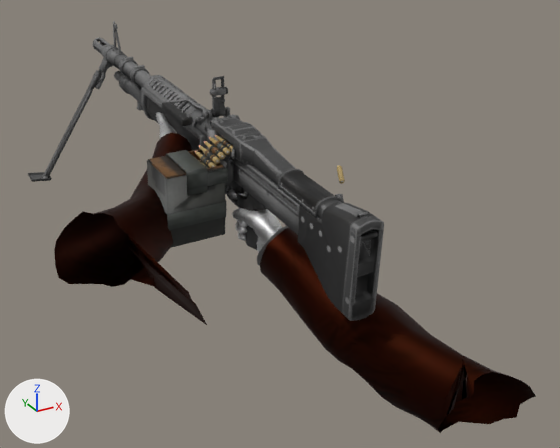
A saved change to the OBJ model GameData/Animations/LMG/Fire/frame_17.obj.
Camera for both pictures: a 50 mm camera at (-0.84, -1.46, 0.5) aimed at (0.22, 0.46, -0.46). The lights are fixed; the arrows at lower left show +X, +Y and +Z. Where no turn or scale is listed for an object, it has been applied to the vertices.
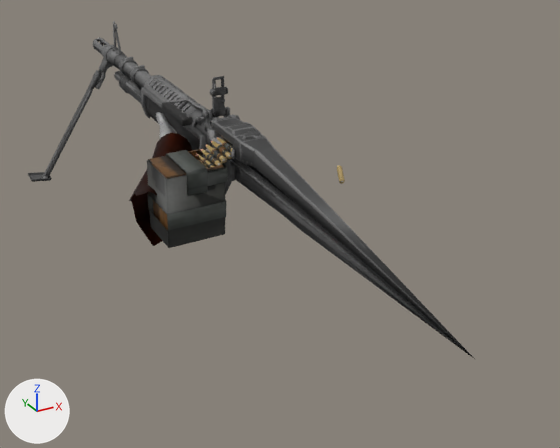
What the commit changed:
me_mesh_005 is used by ob_mesh_005; location (0.0, 0.0, 0.0).
me_mesh_005 had 10811 vertices, 20781 faces, 17 loose edges and spanned x -0.31..0.41, y -0.16..1.74, z -0.6..0.01.
me_mesh_005 now has 3878 vertices, 6644 faces, 13 loose edges and spans x -0.31..0.14, y -0.51..1.74, z -0.6..0.01.
me_mesh_005 part 1: 19 loose pieces with 1958 vertices, spanning x -0.1..0.41, y -0.15..1.61, z -0.6..-0.13, are deleted.
me_mesh_005 part 2: 202 vertices moved within x -0.1..0.12, y 0.42..1.74, z -0.33..-0.06; 5061 vertices removed from x -0.15..0.15, y -0.16..1.74, z -0.47..-0.05; 85 vertices added at x -0.05..0.11, y 0.44..1.36, z -0.26..-0.03.
me_mesh_005 part 3: 1 vertex added at x 0.12, y -0.51, z -0.36.
me_playermodelmerged_001_playermodelmerged is used by ob_playermodelmerged_001_playermodelmerged; location (0.0, 0.0, 0.0).
me_playermodelmerged_001_playermodelmerged had 1157 vertices, 2192 faces and spanned x -0.494..0.463, y -0.396..0.99, z -0.775..-0.201.
me_playermodelmerged_001_playermodelmerged now has 475 vertices, 890 faces and spans x -0.22..0.147, y 0.476..0.99, z -0.484..-0.201.
me_playermodelmerged_001_playermodelmerged part 4: the loose piece of 328 vertices spanning x 0.045..0.144, y 0.216..0.497, z -0.489..-0.332 is deleted.
me_playermodelmerged_001_playermodelmerged part 5: the loose piece of 208 vertices spanning x 0.027..0.463, y -0.396..0.297, z -0.775..-0.359 is deleted.
me_playermodelmerged_001_playermodelmerged part 6: the loose piece of 40 vertices spanning x 0.029..0.169, y 0.159..0.314, z -0.525..-0.359 is deleted.
Part 7, on me_playermodelmerged_001_playermodelmerged:
106 vertices are removed from x -0.494..-0.133, y -0.102..0.575, z -0.487..-0.246.
210 faces are deleted.

What differs and where, as boxes [x1, y1, x2, y2] in the pictures (560 x 448 px):
'PlayerModelMerged.001_PlayerModelMerged', reshaped: before [54, 112, 536, 433]; after [129, 112, 192, 246]
'Mesh.005', reshaped (25% wider, 13% taller): before [27, 21, 384, 321]; after [27, 21, 475, 359]
part 1 of me_mesh_005, deleted (black): before [137, 101, 378, 250]
part 2 of me_mesh_005, cut back: before [93, 37, 384, 321]; after [93, 44, 247, 175]
part 3 of me_mesh_005, added: after [231, 149, 475, 359]
part 4 of me_playermodelmerged_001_playermodelmerged, deleted: before [228, 189, 282, 253]
part 5 of me_playermodelmerged_001_playermodelmerged, deleted (black): before [260, 227, 536, 433]
part 6 of me_playermodelmerged_001_playermodelmerged, deleted: before [257, 226, 288, 266]
part 7 of me_playermodelmerged_001_playermodelmerged, deleted: before [54, 192, 207, 325]
